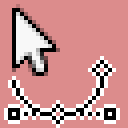
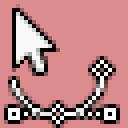
Layered file, before and after one edit (w=128, h=128). Changes by layer:
renamed "FIXME tool-paths.png" to "tool-paths.png", painted on it over [4, 56, 120, 128]
